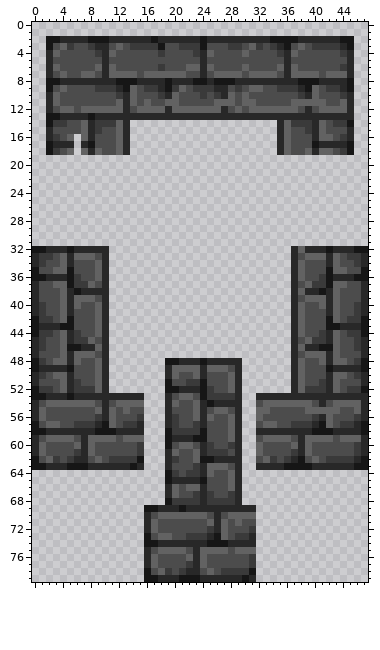
One commit to this sprite sheet: Assets/Visual Assets/Wall/Wall.png. The picture above was drawn from the file before the commit.
The file is 48x80 pixels. Colours within 5 levels of each other are drawn and written as one.
New version:
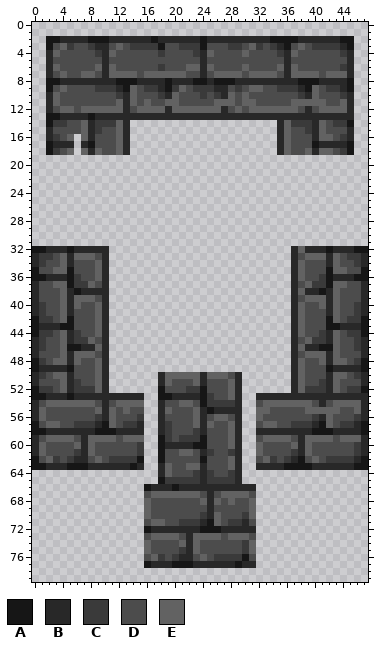
Palette (. is transparent): A #161616  B #282828  C #3a3a3a  D #4c4c4c  E #626262
Edits made:
{"y":48,"x":19,"old":"AABBBABBBBB","new":"..........."}
{"y":49,"x":19,"old":"BEEEEBEEEDB","new":"..........."}
{"y":50,"x":18,"old":".B","new":"BE"}
{"y":50,"x":21,"old":"DD","new":"EE"}
{"y":50,"x":25,"old":"DDDE","new":"EEED"}
{"y":51,"x":18,"old":".A","new":"BE"}
{"y":51,"x":22,"old":"CCA","new":"DEB"}
{"y":52,"x":18,"old":".AABBB","new":"ADDDCC"}
{"y":52,"x":25,"old":"C","new":"D"}
{"y":53,"x":18,"old":".BDEED","new":"AABBBB"}
{"y":53,"x":26,"old":"CCC","new":"DDE"}
{"y":54,"x":18,"old":".BEDDEBABBB","new":"BDDEEDACCCC"}
{"y":55,"x":18,"old":".B","new":"BE"}
{"y":55,"x":25,"old":"DEED","new":"ABBB"}
{"y":56,"x":18,"old":".BC","new":"BDD"}
{"y":56,"x":25,"old":"EDDE","new":"DEED"}
{"y":57,"x":18,"old":".BC","new":"BCD"}
{"y":57,"x":23,"old":"C","new":"E"}
{"y":57,"x":25,"old":"D","new":"E"}
{"y":58,"x":18,"old":".ACCC","new":"BCDDD"}
{"y":58,"x":24,"old":"A","new":"B"}
{"y":59,"x":18,"old":".ABBBA","new":"ACDCCC"}
{"y":60,"x":18,"old":".ADEEDBC","new":"ABBBBAAD"}
{"y":60,"x":28,"old":"C","new":"E"}
{"y":61,"x":18,"old":".BEDDE","new":"ADDEED"}
{"y":61,"x":26,"old":"CCD","new":"DDC"}
{"y":62,"x":18,"old":".BC","new":"ADD"}
{"y":62,"x":23,"old":"E","new":"D"}
{"y":62,"x":25,"old":"ABBB","new":"DDDE"}
{"y":63,"x":18,"old":".B","new":"BE"}
{"y":63,"x":22,"old":"DC","new":"EE"}
{"y":63,"x":25,"old":"EEED","new":"DDDE"}
{"y":64,"x":18,"old":".AC","new":"BED"}
{"y":64,"x":22,"old":"C","new":"D"}
{"y":64,"x":25,"old":"E","new":"C"}
{"y":64,"x":28,"old":"E","new":"C"}
{"y":65,"x":18,"old":".ABBBBADDDE","new":"ACCCCCBCCCC"}
{"y":66,"x":16,"old":"...","new":"ABB"}
{"y":66,"x":20,"old":"EDEE","new":"ABBB"}
{"y":66,"x":25,"old":"DDDE","new":"BBBB"}
{"y":66,"x":30,"old":"..","new":"BB"}
{"y":67,"x":16,"old":"...B","new":"DEEE"}
{"y":67,"x":21,"old":"DDCBC","new":"EEEDB"}
{"y":67,"x":27,"old":"DCB..","new":"EEEED"}
{"y":68,"x":16,"old":"...ACCCCBCCCCB..","new":"EDDDDDDDEBEDEDDE"}
{"y":69,"x":16,"old":"AABBBABBB","new":"EDDDDDDDD"}
{"y":69,"x":26,"old":"BBBBBB","new":"DDDDDE"}
{"y":70,"x":16,"old":"B","new":"E"}
{"y":70,"x":18,"old":"EEEEEEEDB","new":"DDDDDDCBE"}
{"y":70,"x":28,"old":"EEE","new":"DDC"}
{"y":71,"x":16,"old":"B","new":"D"}
{"y":71,"x":18,"old":"D","new":"E"}
{"y":71,"x":21,"old":"DDDDEBEDED","new":"CCCBAEDCCB"}
{"y":72,"x":16,"old":"BEDDDDDDDCBEDDDC","new":"ABBBBBBBAAABBBBB"}
{"y":73,"x":16,"old":"AD","new":"DE"}
{"y":73,"x":20,"old":"D","new":"E"}
{"y":73,"x":22,"old":"CCCBAEDCCB","new":"BEEEEDEEED"}
{"y":74,"x":16,"old":"AABBBB","new":"EDDDDE"}
{"y":74,"x":23,"old":"BBAAABBBB","new":"EDDDDDDCE"}
{"y":75,"x":16,"old":"B","new":"E"}
{"y":75,"x":18,"old":"EEEEDBEEEE","new":"DDDCBEDDDD"}
{"y":75,"x":29,"old":"EE","new":"DC"}
{"y":76,"x":16,"old":"B","new":"D"}
{"y":76,"x":18,"old":"D","new":"C"}
{"y":76,"x":20,"old":"DDEB","new":"CBBD"}
{"y":76,"x":26,"old":"DDDDDC","new":"CCCCAD"}
{"y":77,"x":16,"old":"BEDDDDC","new":"ABBBAAA"}
{"y":77,"x":24,"old":"EDDDDDDC","new":"BBBBBABB"}
{"y":78,"x":16,"old":"ADECDCBBDEDCCCCA","new":"................"}
{"y":79,"x":16,"old":"AABBBAAABBBBBBAB","new":"................"}
{"label":"changed","picture_box":[144,358,256,582]}
